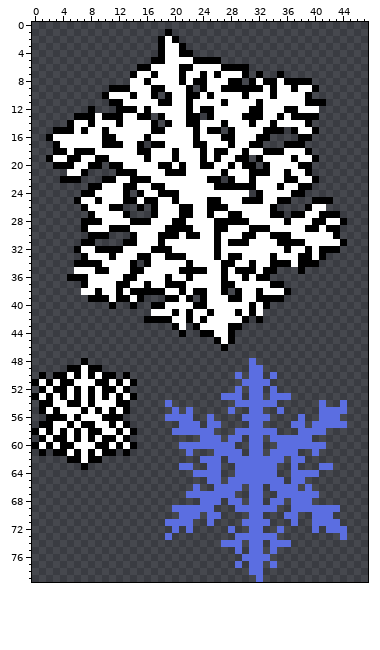
One commit to this sprite sheet: assets/fx-snowflake.png. The picture above is the old version.
The file is 48x80 pixels.
Now the later version:
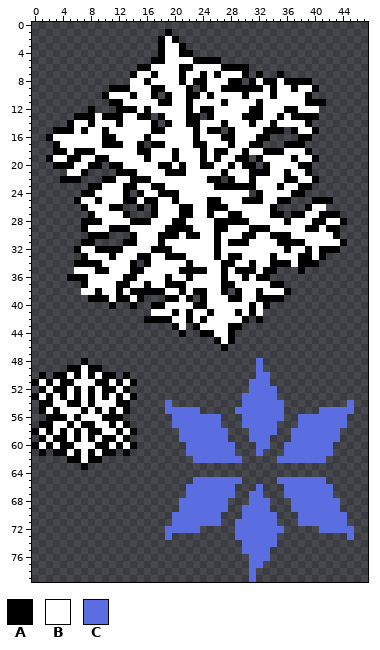
Palette (. is transparent): A #000000  B #ffffff  C #5b6ee1
From old to new:
Changed rows in their new state; - is an unchanged pixel.
first column x 19:
48 ------------.C-------------
49 ------------.--------------
50 ----------.-.-C.-----------
51 -----------.---------------
52 ----------.---C------------
53 --------...C--C-..---------
54 ----------.-----C-----.--.C
55 C-C-C----.CC--CC----------C
56 .---CC-C-------CC---CC---C-
57 -C---C-----C--CC--.-C------
58 -.-----CC-..------C----CC--
59 --CCC---C..---C...---CCCC--
60 --.---------.-C-.------C---
61 ----CCC---.-.--..--CC-CC---
62 ----C---C--.....-C--CCC----
63 --..--..--......--.---..---
64 ----....--......--....-----
65 ----CC--C--.....-C--CCC----
66 ---C-CC---.-.--..--C-CCC---
67 ----------------.-----CC---
68 --CCC---C..---C..----CCCC--
69 -.-----CC-.----.-----------
70 -C---C-----C--CC-..CC---CC-
71 .---CC-C--C----C--.CC----C-
72 C-C-C----.CC--CC-----.C---C
73 -------------------------.C
74 --------...C--C-..---------
75 ----------.C--C.-----------
76 -----------.---------------
77 ----------.----.-----------
78 -------------.-------------
79 ------------C.-------------
Boxes around the changes in both pictures, in picture pixels (x1, y1, x2, y2):
changed: (165, 358, 354, 582)
